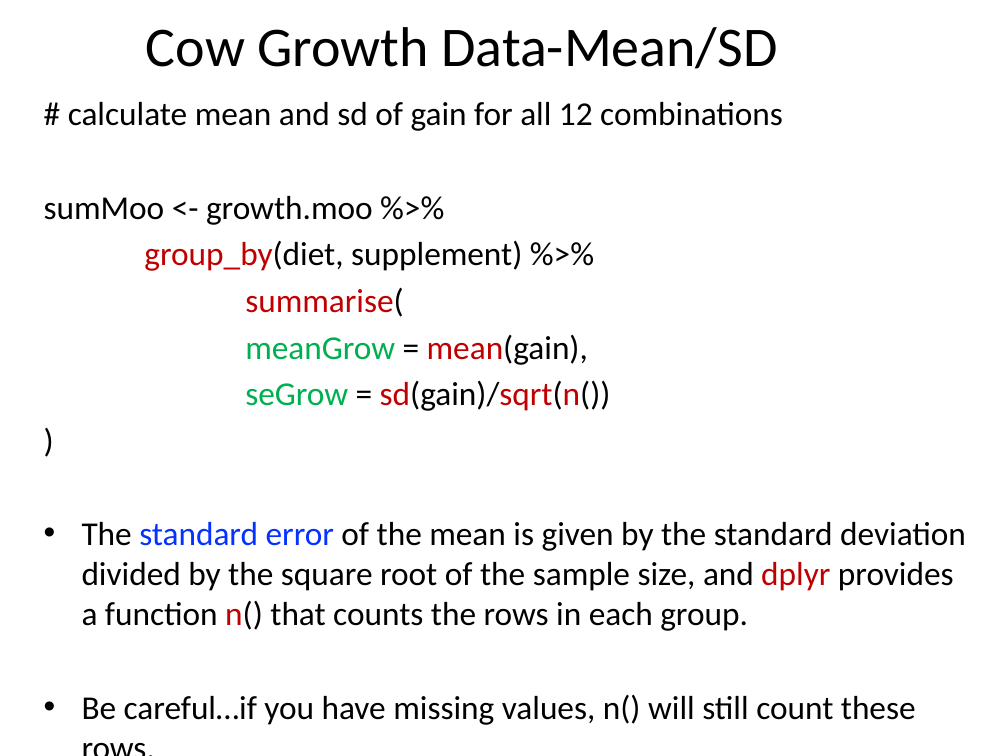
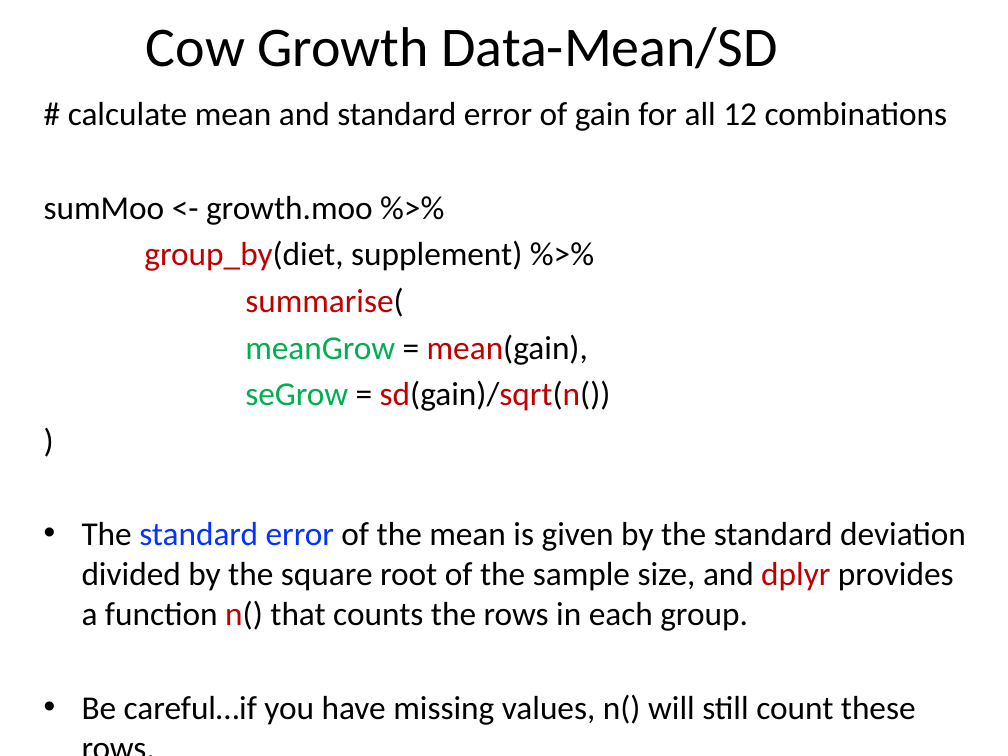
Before and after one commit to cmgienger/6-2WayANOVA, a slide deck: slide 16 of 6-2Way_ANOVA.pptx (slide 17 before the commit). Drawn at 1008x756 pixels with LibreOffice and Linux fonts; fonts in the diff are those of the drawing. Boxes give left, top, right and bottom in pixels: in the first picture for what was removed or moved away, otherwise in the second. Text is boxed around its words. In the diff, an @@ line names an element or a change of style, - is before the commit and + after.

```diff
--- a/6-2Way_ANOVA.pptx
+++ b/6-2Way_ANOVA.pptx
@@ text at (x1=68, y1=102, x2=948, y2=131): text changed @@
-# calculate mean and sd of gain for all 12 combinations
+# calculate mean and standard error of gain for all 12 combinations
```
Also in this commit, not shown: 6 other slides changed, 1 slide removed, 3 other files.
